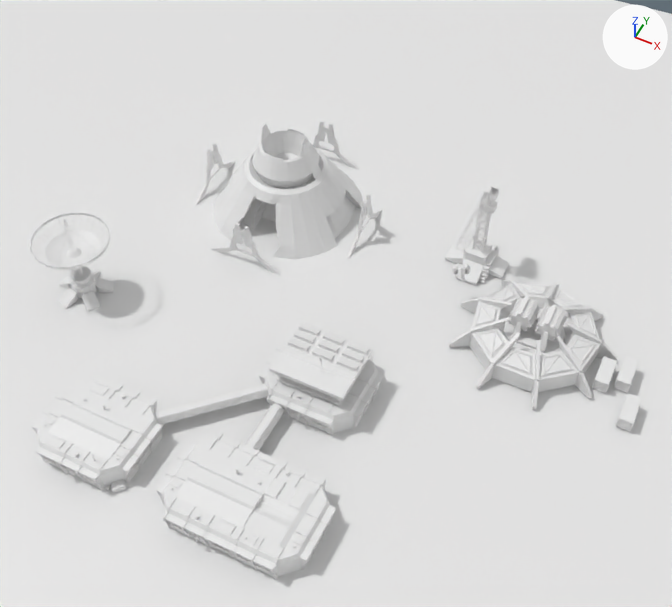
An edit to the glTF model public/models/hadleys.glb, drawn before and after from the same camera.
Rendered twice from a camera (50 mm lens) standing at (8.03, -11.73, 14.93) and looking at (2.33, -0.33, 0.68). The axes (+X, +Y, +Z) are drawn at upper right. The lights are the same throughout. Where no turn or scale is listed for an object, it has been applied to the vertices.
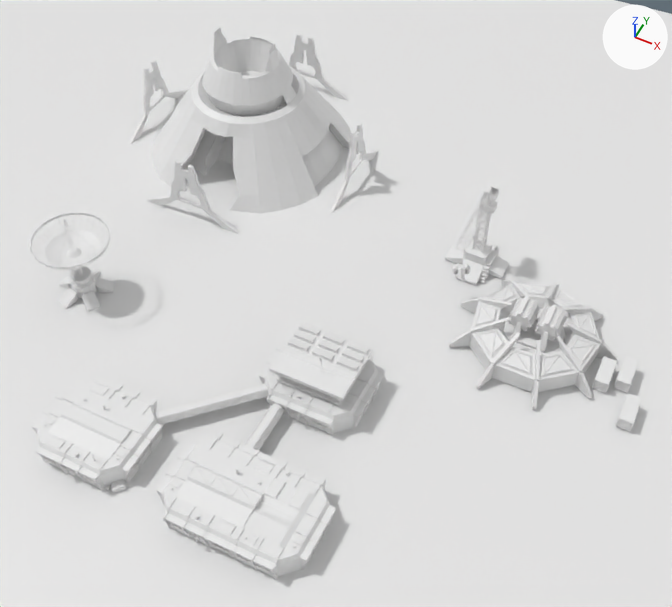
The change in detail:
Object 'Cube.001' (ob_cube_001) is rescaled from (1.0, 1.0, 1.0) to (1.43, 1.43, 1.43).
Object 'Cube.004' (ob_cube_004) moves from (-0.34, 2.57, 0.0) to (-2.21, 4.2, 0.0).
Object 'Cube.004' (ob_cube_004) is rescaled from (1.0, 1.0, 1.0) to (1.43, 1.43, 1.43).
Object 'Cube.002' (ob_cube_002) moves from (-0.34, 2.57, 0.0) to (-2.21, 4.2, 0.0).
Object 'Cube.002' (ob_cube_002) is rescaled from (1.0, 1.0, 1.0) to (1.43, 1.43, 1.43).

Where the change shows, as pixel boxes (x1, y1, x2, y2) in the pictures (672 x 607 px):
'Cube.004', moved, rescaled (33% wider, 32% taller): before (195, 122, 382, 275); after (129, 32, 378, 234)
'Cube.002', moved, rescaled: before (262, 203, 276, 223); after (217, 137, 233, 165)
'Cube.001', rescaled (35% wider, 24% taller): before (262, 124, 307, 144); after (214, 28, 275, 53)
